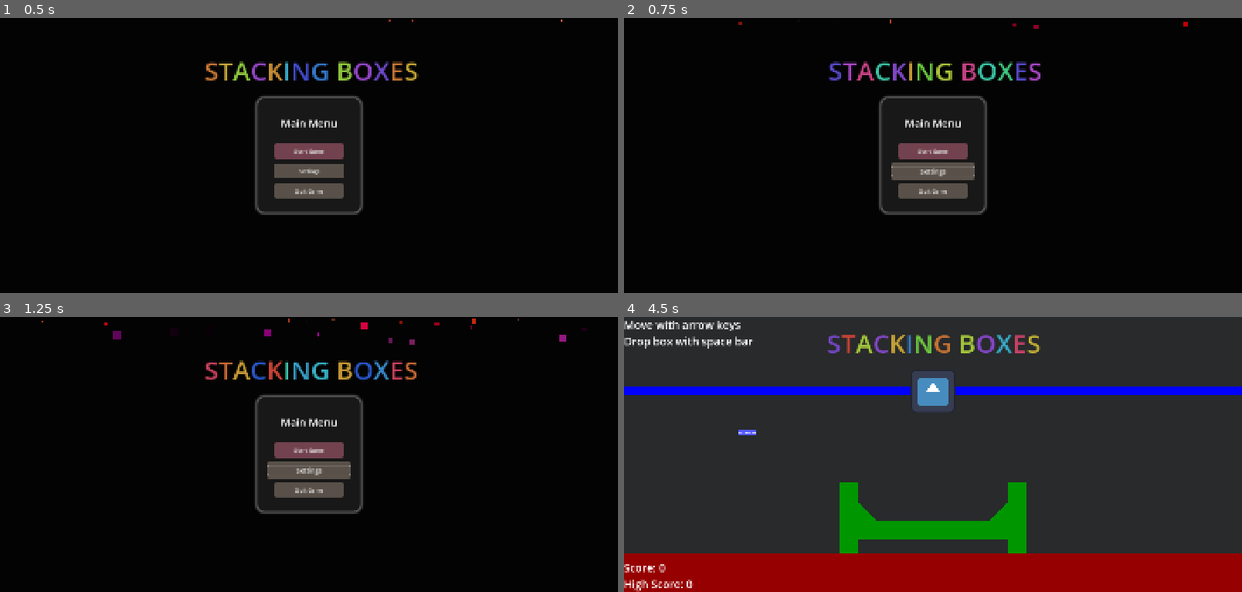
Above: before the commit, frames 1-4 (two rows, left to right).
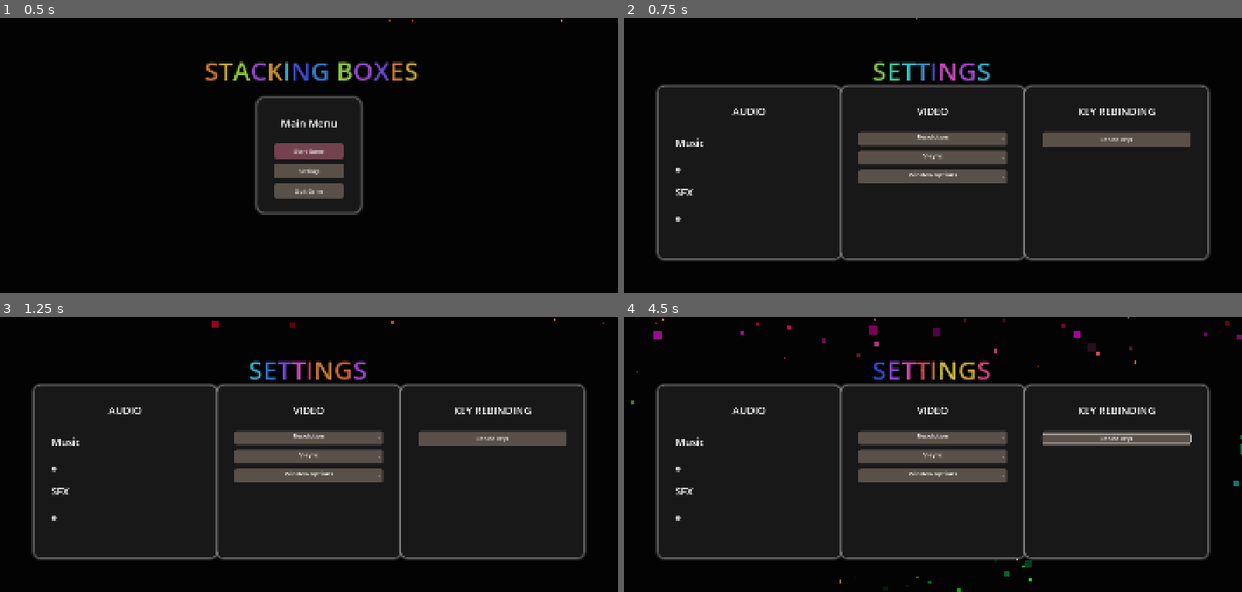
Above: after the commit, the same moments.

Repository: Bropi/StackingBoxes
Game: Godot game, scene res://src/main/main.tscn
The game is run twice, just before and just after one commit, with the same random seed, the same clock (stepped at 60 frames per second) and the same inputs. The engine's default icon, where the game draws it, is replaced by a stand-in: a white triangle on a blue panel in a dark square.
Inputs (mouse positions are in pixels of both pictures, inside the frame that each line leads up to):
- Up to frame 1 (0.5 s): no input
- Up to frame 2 (0.75 s): click "Settings" at 0.5 s
- Up to frame 3 (1.25 s): no input
- Up to frame 4 (4.5 s): click (933, 438) at 1.25 s, where only the run after the commit has a clickable "Resolution"; click (933, 457) at 2 s, where only the run after the commit has a clickable "V-sync"; click (933, 476) at 2.75 s, where only the run after the commit has a clickable "Window options"; click (1118, 438) at 3.5 s, where only the run after the commit has a clickable "Rebind keys"; click (933, 449) at 4.25 s, where only the run before the commit has a clickable "Start Game"

Frame 1 is identical in both runs. In frame 2, 12% of the frame differs, in the area x 5-95%, y 0-89%; in frame 3, 12%; in frame 4, 57%, in the area x 0-100%, y 0-100%.

Commit message:
settings menu added
no functionality yet

Diff:
--- a/src/levels/level.gd
+++ b/src/levels/level.gd
@@ -18,7 +18,7 @@
 	score_label.text = "Score: %d\nHigh Score: %d" % [GameData.score, GameData.high_score]
 
 func _process(_delta: float) -> void:
-	if Input.is_action_just_pressed("pause"):
+	if Input.is_action_just_pressed("pause") && pause_game_menu.visible == false:
 		get_tree().paused = !get_tree().paused
 		pause_game_menu.visible = true
 
--- a/src/ui/pause_game_menu.gd
+++ b/src/ui/pause_game_menu.gd
@@ -14,7 +14,7 @@
 
 
 func _on_settings_button_pressed() -> void:
-	pass # Replace with function body.
+	SceneSwitcher.switch_to_scene("res://src/ui/settings_menu.tscn")
 
 
 func _on_quit_game_button_pressed() -> void:
--- /dev/null
+++ b/src/ui/settings_menu.gd
@@ -0,0 +1 @@
+extends Control
--- /dev/null
+++ b/src/ui/settings_menu.tscn
@@ -0,0 +1,239 @@
+[gd_scene load_steps=7 format=3 uid="uid://dxv7ri44vxd5u"]
+
+[ext_resource type="Script" uid="uid://cmscy4lnn3hfy" path="res://src/ui/settings_menu.gd" id="1_c54ve"]
+[ext_resource type="Theme" uid="uid://cyxxc324mb2a8" path="res://src/ui/my_theme.tres" id="2_mu2an"]
+[ext_resource type="Script" uid="uid://ikwn3mhw0jte" path="res://src/ui/animation_component.gd" id="3_o7e4l"]
+
+[sub_resource type="Curve" id="Curve_wa03a"]
+_data = [Vector2(0.034883723, 0.056179762), 0.0, 0.0, 0, 0, Vector2(0.1918605, 0.9662922), 0.0, 0.0, 0, 0, Vector2(0.37790704, 0.15730345), 0.0, 0.0, 0, 0, Vector2(0.5348838, 0.9662922), 0.0, 0.0, 0, 0, Vector2(0.72674423, 0.1685394), 0.0, 0.0, 0, 0, Vector2(0.94767445, 0.9887641), 2.244292, 0.0, 0, 0]
+point_count = 6
+
+[sub_resource type="Gradient" id="Gradient_c54ve"]
+interpolation_mode = 2
+interpolation_color_space = 2
+offsets = PackedFloat32Array(0, 0.11643836, 0.19863014, 0.33561644, 0.47260273, 0.6164383, 0.7123288, 0.79452056, 0.8630137, 1)
+colors = PackedColorArray(1, 1, 0.92941177, 1, 0.99607843, 0, 0, 1, 0.74509805, 0, 0.6901961, 1, 1, 0.48235294, 0, 1, 0, 0.9607843, 0, 1, 0, 0.5411765, 0.5137255, 1, 0.70547944, 0.70547944, 0.70547944, 1, 0.9237525, 0.8141474, 0, 1, 0.85975206, 0.85975206, 0.85975206, 1, 0, 0, 1, 1)
+
+[sub_resource type="Gradient" id="Gradient_vipsl"]
+
+[node name="SettingsMenu" type="Control"]
+layout_mode = 3
+anchors_preset = 15
+anchor_right = 1.0
+anchor_bottom = 1.0
+grow_horizontal = 2
+grow_vertical = 2
+script = ExtResource("1_c54ve")
+
+[node name="ColorRect" type="ColorRect" parent="."]
+layout_mode = 1
+anchors_preset = 15
+anchor_right = 1.0
+anchor_bottom = 1.0
+grow_horizontal = 2
+grow_vertical = 2
+color = Color(0.012617188, 0.012617188, 0.012617188, 1)
+
+[node name="CPUParticles2D" type="CPUParticles2D" parent="ColorRect"]
+position = Vector2(950, 0)
+amount = 150
+lifetime = 5.0
+emission_shape = 3
+emission_rect_extents = Vector2(1000, 1)
+gravity = Vector2(0, 100)
+initial_velocity_max = 1.0
+scale_amount_min = 0.0
+scale_amount_max = 31.93
+scale_amount_curve = SubResource("Curve_wa03a")
+color_ramp = SubResource("Gradient_c54ve")
+color_initial_ramp = SubResource("Gradient_vipsl")
+
+[node name="CPUParticlesMiddle" type="CPUParticles2D" parent="."]
+position = Vector2(950, 1076)
+amount = 150
+lifetime = 5.0
+emission_shape = 3
+emission_rect_extents = Vector2(300, 1)
+gravity = Vector2(0, -100)
+initial_velocity_max = 1.0
+scale_amount_min = 0.0
+scale_amount_max = 31.93
+scale_amount_curve = SubResource("Curve_wa03a")
+color_ramp = SubResource("Gradient_c54ve")
+color_initial_ramp = SubResource("Gradient_vipsl")
+
+[node name="MarginContainer" type="MarginContainer" parent="."]
+custom_minimum_size = Vector2(0, 100)
+layout_mode = 1
+anchors_preset = 8
+anchor_left = 0.5
+anchor_top = 0.5
+anchor_right = 0.5
+anchor_bottom = 0.5
+offset_left = -196.0
+offset_top = -299.0
+offset_right = 204.0
+offset_bottom = -149.0
+grow_horizontal = 2
+grow_vertical = 2
+
+[node name="RichTextLabel" type="RichTextLabel" parent="MarginContainer"]
+layout_mode = 2
+theme_override_font_sizes/normal_font_size = 75
+bbcode_enabled = true
+text = "[rainbow freq=1.0 sat=0.8 val=0.8pulse freq=2.5][shake rate=20.0 level=5 connected=1] SETTINGS"
+vertical_alignment = 3
+
+[node name="MarginContainer2" type="MarginContainer" parent="."]
+layout_mode = 1
+anchors_preset = 15
+anchor_right = 1.0
+anchor_bottom = 1.0
+grow_horizontal = 2
+grow_vertical = 2
+theme_override_constants/margin_left = 100
+theme_override_constants/margin_top = 200
+theme_override_constants/margin_right = 100
+theme_override_constants/margin_bottom = 100
+
+[node name="HBoxContainer" type="HBoxContainer" parent="MarginContainer2"]
+custom_minimum_size = Vector2(300, 0)
+layout_mode = 2
+
+[node name="AUDIO" type="PanelContainer" parent="MarginContainer2/HBoxContainer"]
+custom_minimum_size = Vector2(300, 0)
+layout_mode = 2
+size_flags_horizontal = 3
+theme = ExtResource("2_mu2an")
+
+[node name="VBoxContainer" type="VBoxContainer" parent="MarginContainer2/HBoxContainer/AUDIO"]
+layout_mode = 2
+
+[node name="Label" type="Label" parent="MarginContainer2/HBoxContainer/AUDIO/VBoxContainer"]
+layout_mode = 2
+theme = ExtResource("2_mu2an")
+text = "AUDIO"
+horizontal_alignment = 1
+
+[node name="Label2" type="Label" parent="MarginContainer2/HBoxContainer/AUDIO/VBoxContainer"]
+layout_mode = 2
+text = "Music"
+
+[node name="HSlider" type="HSlider" parent="MarginContainer2/HBoxContainer/AUDIO/VBoxContainer"]
+layout_mode = 2
+theme = ExtResource("2_mu2an")
+
+[node name="Label3" type="Label" parent="MarginContainer2/HBoxContainer/AUDIO/VBoxContainer"]
+layout_mode = 2
+text = "SFX"
+
+[node name="HSlider2" type="HSlider" parent="MarginContainer2/HBoxContainer/AUDIO/VBoxContainer"]
+layout_mode = 2
+theme = ExtResource("2_mu2an")
+
+[node name="RESOLUTION" type="PanelContainer" parent="MarginContainer2/HBoxContainer"]
+custom_minimum_size = Vector2(300, 0)
+layout_mode = 2
+size_flags_horizontal = 3
+theme = ExtResource("2_mu2an")
+
+[node name="VBoxContainer" type="VBoxContainer" parent="MarginContainer2/HBoxContainer/RESOLUTION"]
+layout_mode = 2
+
+[node name="Label" type="Label" parent="MarginContainer2/HBoxContainer/RESOLUTION/VBoxContainer"]
+layout_mode = 2
+theme = ExtResource("2_mu2an")
+text = "VIDEO"
+horizontal_alignment = 1
+
+[node name="OptionButton" type="OptionButton" parent="MarginContainer2/HBoxContainer/RESOLUTION/VBoxContainer"]
+layout_mode = 2
+
+[node name="AnimationComponent2" type="Node" parent="MarginContainer2/HBoxContainer/RESOLUTION/VBoxContainer/OptionButton"]
+script = ExtResource("3_o7e4l")
+hover_scale = Vector2(1.2, 1.2)
+time = 0.2
+transition_type = 10
+metadata/_custom_type_script = "uid://ikwn3mhw0jte"
+
+[node name="Label" type="Label" parent="MarginContainer2/HBoxContainer/RESOLUTION/VBoxContainer/OptionButton"]
+layout_mode = 1
+anchors_preset = 15
+anchor_right = 1.0
+anchor_bottom = 1.0
+grow_horizontal = 2
+grow_vertical = 2
+theme_override_font_sizes/font_size = 18
+text = "Resolution"
+horizontal_alignment = 1
+
+[node name="OptionButton2" type="OptionButton" parent="MarginContainer2/HBoxContainer/RESOLUTION/VBoxContainer"]
+layout_mode = 2
+
+[node name="AnimationComponent2" type="Node" parent="MarginContainer2/HBoxContainer/RESOLUTION/VBoxContainer/OptionButton2"]
+script = ExtResource("3_o7e4l")
+hover_scale = Vector2(1.2, 1.2)
+time = 0.2
+transition_type = 10
+metadata/_custom_type_script = "uid://ikwn3mhw0jte"
+
+[node name="Label" type="Label" parent="MarginContainer2/HBoxContainer/RESOLUTION/VBoxContainer/OptionButton2"]
+layout_mode = 1
+anchors_preset = 15
+anchor_right = 1.0
+anchor_bottom = 1.0
+grow_horizontal = 2
+grow_vertical = 2
+theme_override_font_sizes/font_size = 18
+text = "V-sync"
+horizontal_alignment = 1
+
+[node name="OptionButton3" type="OptionButton" parent="MarginContainer2/HBoxContainer/RESOLUTION/VBoxContainer"]
+layout_mode = 2
+
+[node name="AnimationComponent2" type="Node" parent="MarginContainer2/HBoxContainer/RESOLUTION/VBoxContainer/OptionButton3"]
+script = ExtResource("3_o7e4l")
+hover_scale = Vector2(1.2, 1.2)
+time = 0.2
+transition_type = 10
+metadata/_custom_type_script = "uid://ikwn3mhw0jte"
+
+[node name="Label" type="Label" parent="MarginContainer2/HBoxContainer/RESOLUTION/VBoxContainer/OptionButton3"]
+layout_mode = 1
+anchors_preset = 15
+anchor_right = 1.0
+anchor_bottom = 1.0
+grow_horizontal = 2
+grow_vertical = 2
+theme_override_font_sizes/font_size = 18
+text = "Window options"
+horizontal_alignment = 1
+
+[node name="KEYREBIND" type="PanelContainer" parent="MarginContainer2/HBoxContainer"]
+custom_minimum_size = Vector2(300, 0)
+layout_mode = 2
+size_flags_horizontal = 3
+theme = ExtResource("2_mu2an")
+
+[node name="VBoxContainer" type="VBoxContainer" parent="MarginContainer2/HBoxContainer/KEYREBIND"]
+layout_mode = 2
+
+[node name="Label" type="Label" parent="MarginContainer2/HBoxContainer/KEYREBIND/VBoxContainer"]
+layout_mode = 2
+theme = ExtResource("2_mu2an")
+text = "KEY REBINDING"
+horizontal_alignment = 1
+
+[node name="MainMenuButton" type="Button" parent="MarginContainer2/HBoxContainer/KEYREBIND/VBoxContainer"]
+layout_mode = 2
+theme = ExtResource("2_mu2an")
+theme_type_variation = &"FlatButton"
+text = "Rebind keys
+"
+
+[node name="AnimationComponent2" type="Node" parent="MarginContainer2/HBoxContainer/KEYREBIND/VBoxContainer/MainMenuButton"]
+script = ExtResource("3_o7e4l")
+hover_scale = Vector2(1.2, 1.2)
+time = 0.2
+transition_type = 10
+metadata/_custom_type_script = "uid://ikwn3mhw0jte"
--- a/src/ui/start_game_menu.gd
+++ b/src/ui/start_game_menu.gd
@@ -7,7 +7,7 @@
 
 
 func _on_settings_button_pressed() -> void:
-	pass # Replace with function body.
+	SceneSwitcher.switch_to_scene("res://src/ui/settings_menu.tscn")
 
 
 func _on_quit_game_button_pressed() -> void:
Not shown, added: src/ui/settings_menu.gd.uid
